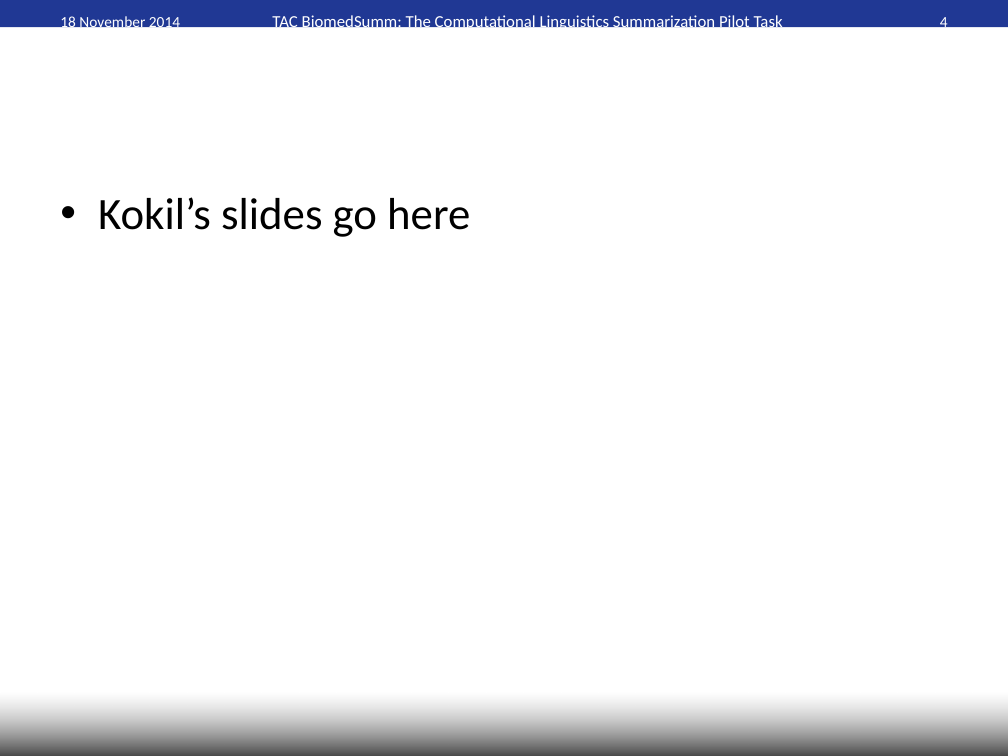
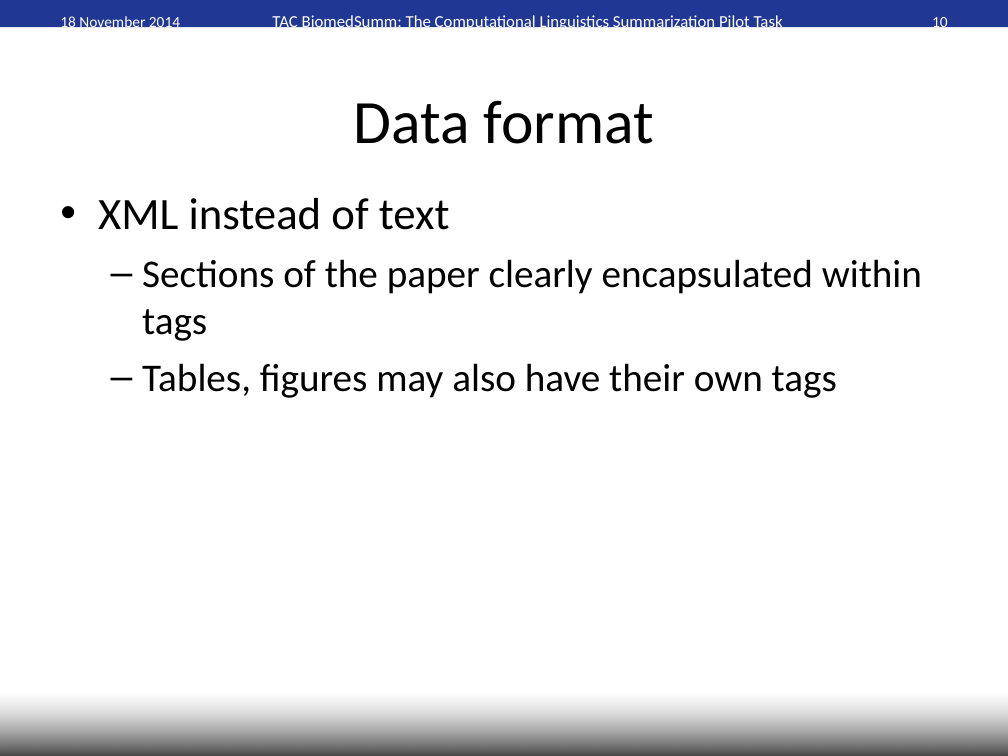
Before and after one commit to WING-NUS/scisumm-corpus, a slide deck: slide 10 of workshop_paper/TAC2014-planning.ppt (slide 4 before the commit). Drawn at 1008x756 pixels with LibreOffice and Linux fonts; fonts in the diff are those of the drawing; background and template pictures are left out. Boxes give left, top, right and bottom in pixels: in the first picture for what was removed or moved away, otherwise in the second. Text is boxed around its words. In the diff, an @@ line names an element or a change of style, - is before the commit and + after.

```diff
--- a/workshop_paper/TAC2014-planning.ppt
+++ b/workshop_paper/TAC2014-planning.ppt
@@ page number at box(932, 14, 948, 32): text changed @@
-4
+10
@@ title added at box(354, 100, 654, 144), 44 pt, text #000000 @@
+Data format
@@ text at box(98, 198, 922, 398): text changed; size 32 to 28 pt @@
-• Kokil’s slides go here
+• XML instead of text
+  – Sections of the paper clearly encapsulated within tags
+  – Tables, figures may also have their own tags
```
Also in this commit, not shown: 3 other slides changed, 2 slides added.
